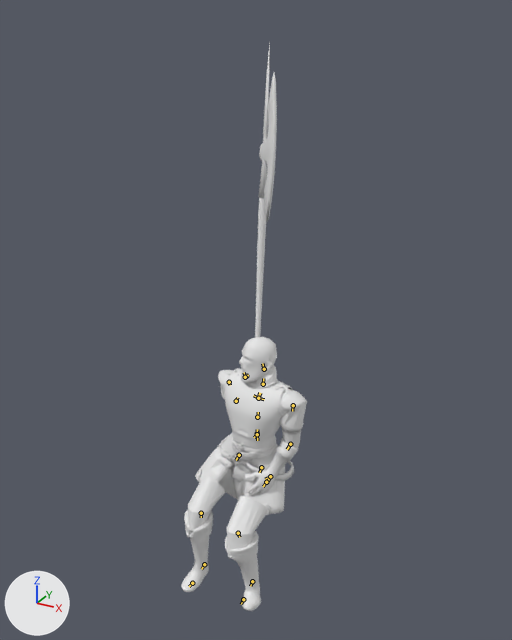
One commit to the Blender file assets-src/rooms/tavern/creature-clips/Defender.blend: the scene before it, then after it.
The view is the same before and after, from a camera (50 mm lens) standing at (0.809, -1.464, 1.492) and looking at (0.0, 0.007, 0.757). The axes (+X, +Y, +Z) are drawn at lower left. The lights are the same throughout. The picture after the commit comes second. Both versions are drawn at frame 38 of the action 'SitDice'; the numbers are the values there. The bones that bend it are drawn over the model as lines.

Names of what the first picture shows: 'DefenderSourceMesh'.
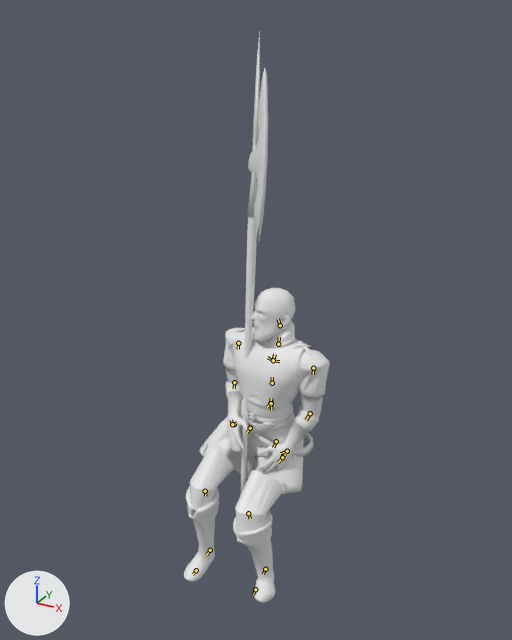
Changed parts and their boxes (x1, y1, x2, y2) in the pictures (512 x 640 px):
'DefenderSourceMesh', posed (17% wider)
    before: (182, 41, 307, 611)
    after: (184, 32, 330, 603)
bone 'Hips', root to tip
    before: (257, 434) to (257, 429)
    after: (271, 403) to (271, 398)
bone 'LeftUpLeg', root to tip
    before: (261, 467) to (259, 472)
    after: (276, 441) to (273, 447)
bone 'LeftLeg', root to tip
    before: (238, 533) to (239, 537)
    after: (248, 513) to (250, 518)
bone 'RightUpLeg', root to tip
    before: (239, 455) to (236, 460)
    after: (250, 428) to (246, 433)
bone 'RightLeg', root to tip
    before: (201, 513) to (201, 517)
    after: (205, 491) to (205, 496)
bone 'RightArm', root to tip
    before: (229, 382) to (230, 385)
    after: (238, 343) to (238, 349)
bone 'RightForeArm', root to tip
    before: (236, 401) to (237, 397)
    after: (234, 382) to (234, 388)
bone 'RightHand', root to tip
    before: (245, 377) to (244, 372)
    after: (232, 424) to (231, 420)

What changed in the scene script:
```text
Change bone_hips:
    where bone_hips = bpy.data.objects['Defender'].pose.bones['Hips']
    bone_hips.location: (0.0, -0.197, -0.007) -> (0.0, -0.146, -0.093)
    bone_hips.scale: (0.85, 0.85, 0.85) -> (1.0, 1.0, 1.0)
Change bone_leftupleg:
    where bone_leftupleg = bpy.data.objects['Defender'].pose.bones['LeftUpLeg']  # child of 'LHipJoint'
    bone_leftupleg.rotation_quaternion: (0.849, 0.512, 0.085, 0.095) -> (0.834, 0.536, 0.079, 0.107)  # degrees (63, 3, 14) -> degrees (66, 1, 15)
Change bone_leftleg:
    where bone_leftleg = bpy.data.objects['Defender'].pose.bones['LeftLeg']  # child of 'LeftUpLeg'
    bone_leftleg.rotation_quaternion: (0.798, -0.499, 0.059, -0.333) -> (0.771, -0.526, 0.055, -0.355)  # degrees (-59, -14, -37) -> degrees (-63, -17, -39)
Change bone_rightupleg:
    where bone_rightupleg = bpy.data.objects['Defender'].pose.bones['RightUpLeg']  # child of 'RHipJoint'
    bone_rightupleg.rotation_quaternion: (0.816, 0.553, 0.046, 0.163) -> (0.799, 0.579, 0.054, 0.155)  # degrees (67, -6, 19) -> degrees (71, -5, 18)
Change bone_rightleg:
    where bone_rightleg = bpy.data.objects['Defender'].pose.bones['RightLeg']  # child of 'RightUpLeg'
    bone_rightleg.rotation_quaternion: (0.818, -0.555, -0.062, 0.14) -> (0.791, -0.59, -0.057, 0.153)  # degrees (-68, 3, 17) -> degrees (-73, 5, 18)
Change bone_rightarm:
    where bone_rightarm = bpy.data.objects['Defender'].pose.bones['RightArm']  # child of 'RightShoulder'
    bone_rightarm.rotation_quaternion: (0.349, 0.25, -0.617, 0.66) -> (0.512, 0.418, -0.454, 0.598)  # degrees (100, -131, -14) -> degrees (-26, -75, 119)
Change bone_rightforearm:
    where bone_rightforearm = bpy.data.objects['Defender'].pose.bones['RightForeArm']  # child of 'RightArm'
    bone_rightforearm.rotation_quaternion: (-0.161, 0.411, -0.175, -0.88) -> (0.85, 0.415, 0.075, -0.316)  # degrees (16, 51, 167) -> degrees (46, 23, -31)
Change bone_righthand:
    where bone_righthand = bpy.data.objects['Defender'].pose.bones['RightHand']  # child of 'RightForeArm'
    bone_righthand.rotation_quaternion: (0.788, -0.103, 0.571, -0.203) -> (0.563, 0.713, 0.205, -0.365)  # degrees (-50, 59, -59) -> degrees (99, 49, -10)
```
